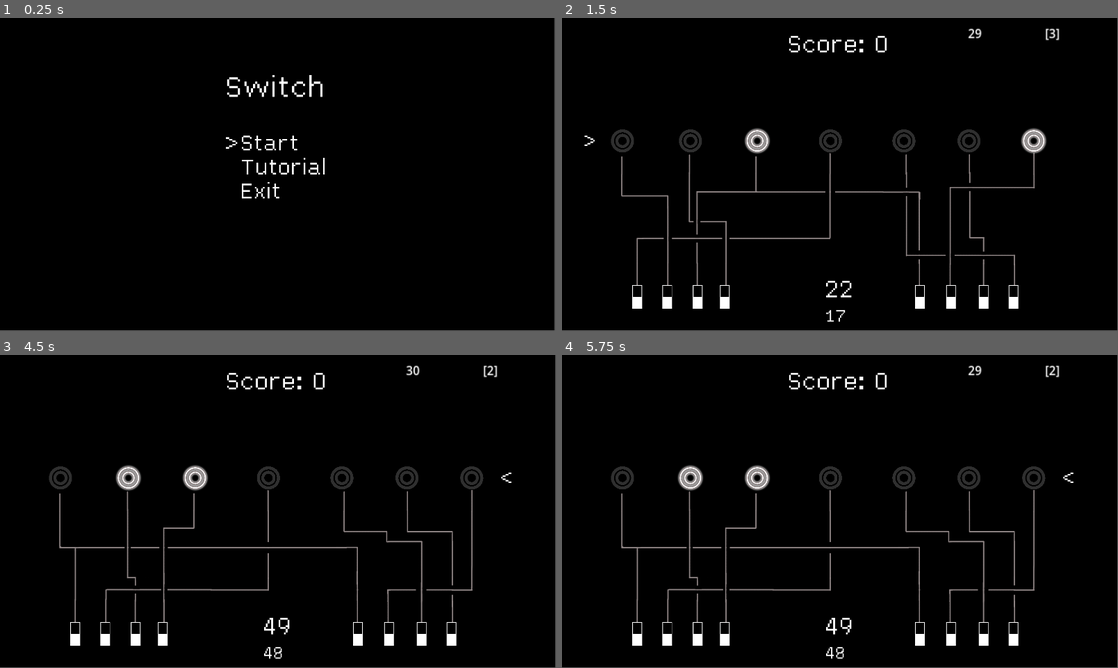
Above: before the commit, frames 1-4 (two rows, left to right).
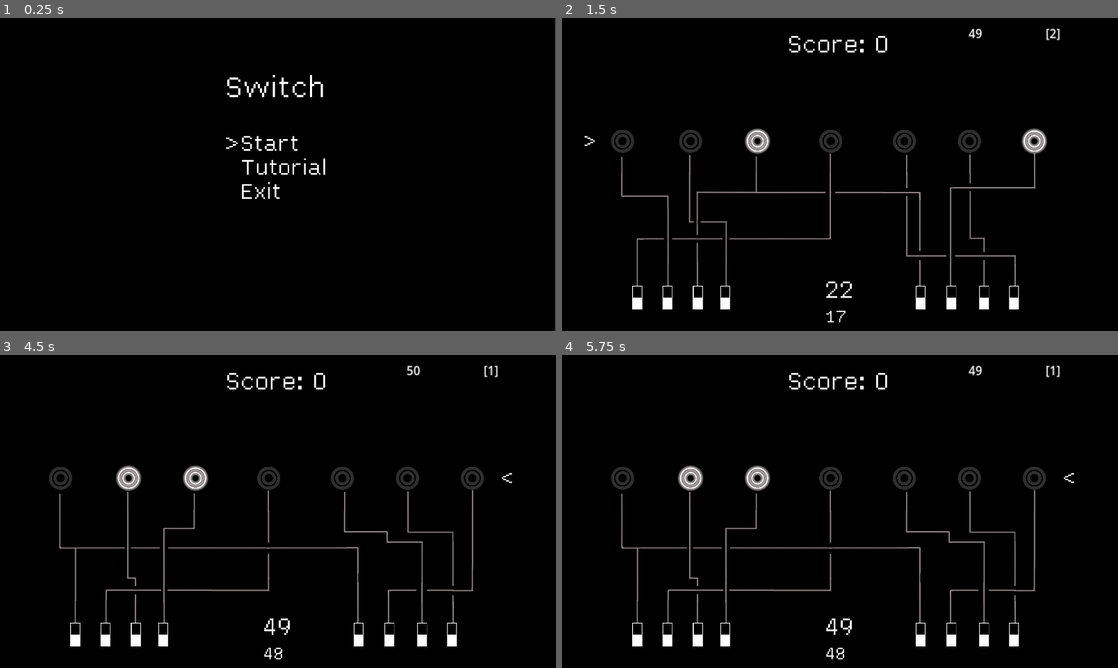
Above: after the commit, the same moments.

Repository: DragonCat4012/Switch
Game: Godot game, scene res://Scenes/menu.tscn
The game is run twice, just before and just after one commit, with the same random seed, the same clock (stepped at 60 frames per second) and the same inputs.
Inputs (mouse positions are in pixels of both pictures, inside the frame that each line leads up to):
- Up to frame 1 (0.25 s): no input
- Up to frame 2 (1.5 s): tap Enter (ui_accept) at 0.5, 0.6, 0.77, 1.07, 1.35 s; move the mouse to (962, 158) at 0.52 s; hold Right (ui_right) 0.53-1.28 s; click (962, 158) at 0.67 s; move the mouse to (728, 190) at 1.27 s; hold Down (ui_down) from 1.28 s (still down)
- Up to frame 3 (4.5 s): tap Enter (ui_accept) at 1.52, 1.82, 2, 2.1, 2.75, 2.85, 3.02, 3.32, 3.5, 3.6, 3.77, 4.07, 4.35 s; move the mouse to (333, 442) at 2.02 s; release Down (ui_down) at 2.03 s; hold Right (ui_right) 2.03-2.78 s; move the mouse to (250, 574) at 2.77 s; hold Up (ui_up) 2.78-3.53 s; click (250, 574) at 2.92 s; move the mouse to (444, 558) at 3.52 s; hold Left (ui_left) from 3.53 s (still down); tap Escape (ui_cancel) at 4.15 s; move the mouse to (111, 464) at 4.27 s
- Up to frame 4 (5.75 s): tap Enter (ui_accept) at 4.52, 4.82, 5.1 s; move the mouse to (867, 511) at 5.02 s; release Left (ui_left) at 5.03 s; hold Down (ui_down) from 5.03 s (still down); click (867, 511) at 5.17 s
In our replay, the window is 799x449 before the commit and 800x450 after it. These sizes can differ from the game's own. Grey fills any space a smaller window leaves; there, only what the larger window draws over its background counts as a difference.

The runs differ from the first frame. In frame 1, 1.0% of the frame differs, in the area x 40-100%, y 0-100%; in frame 2, 2.5%, in the area x 4-90%, y 3-98%; in frame 3, 2.3%; in frame 4, 2.4%.

Commit message:
fix mapping

Diff:
--- a/Scenes/GameOverScene.gd
+++ b/Scenes/GameOverScene.gd
@@ -8,7 +8,7 @@
 	loadOptions()
 
 func _process(delta):
-	if Input.is_action_just_pressed("ui_cancel"):
+	if Input.is_action_just_pressed("ui_cancel") or  Input.is_action_just_pressed("ui_accept"):
 		get_tree().change_scene_to_file("res://Scenes/menu.tscn")
 
 func loadOptions():
--- a/game.gd
+++ b/game.gd
@@ -54,7 +54,7 @@
 		3: 2,
 		4: 3,
 		5: 1,
-		6: 2,
+		6: 7,
 		7: 5,
 		8:6
 	},
@@ -114,7 +114,7 @@
 		smallEndian = false
 
 	updateEndian()
-	timer.wait_time = 30
+	timer.wait_time = 50
 	timer.start()
 
 func updateEndian():
@@ -198,7 +198,7 @@
 func setupt_map():
 	mapIndex = randi_range(0, len(mapRessources)-1)
 	mapObject.texture = load(mapRessources[mapIndex])
-	mapLabel.text = "["+str(mapIndex+1)+"]"
+	mapLabel.text = "["+str(mapIndex)+"]"
 
 # Timer
 func resetTimer():
--- /dev/null
+++ b/icon.svg
@@ -0,0 +1 @@
+<svg height="128" width="128" xmlns="http://www.w3.org/2000/svg"><rect x="2" y="2" width="124" height="124" rx="14" fill="#363d52" stroke="#212532" stroke-width="4"/><g transform="scale(.101) translate(122 122)"><g fill="#fff"><path d="M105 673v33q407 354 814 0v-33z"/><path d="m105 673 152 14q12 1 15 14l4 67 132 10 8-61q2-11 15-15h162q13 4 15 15l8 61 132-10 4-67q3-13 15-14l152-14V427q30-39 56-81-35-59-83-108-43 20-82 47-40-37-88-64 7-51 8-102-59-28-123-42-26 43-46 89-49-7-98 0-20-46-46-89-64 14-123 42 1 51 8 102-48 27-88 64-39-27-82-47-48 49-83 108 26 42 56 81zm0 33v39c0 276 813 276 814 0v-39l-134 12-5 69q-2 10-14 13l-162 11q-12 0-16-11l-10-65H446l-10 65q-4 11-16 11l-162-11q-12-3-14-13l-5-69z" fill="#478cbf"/><path d="M483 600c0 34 58 34 58 0v-86c0-34-58-34-58 0z"/><circle cx="725" cy="526" r="90"/><circle cx="299" cy="526" r="90"/></g><g fill="#414042"><circle cx="307" cy="532" r="60"/><circle cx="717" cy="532" r="60"/></g></g></svg>
--- a/project.godot
+++ b/project.godot
@@ -19,3 +19,4 @@
 
 window/size/viewport_width=1920
 window/size/viewport_height=1080
+window/stretch/mode="viewport"
